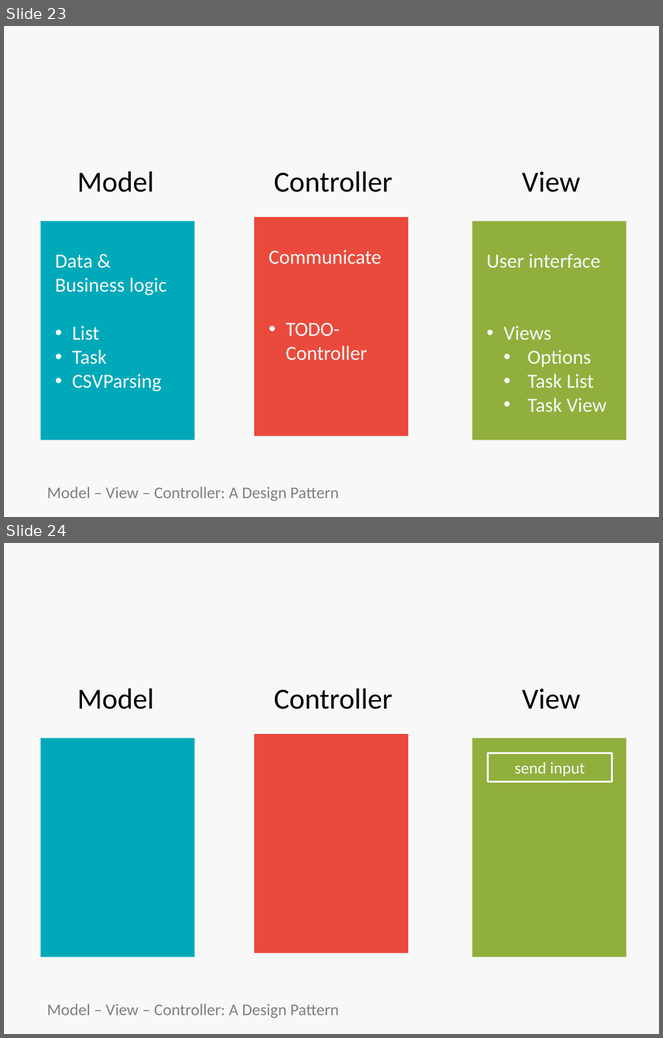
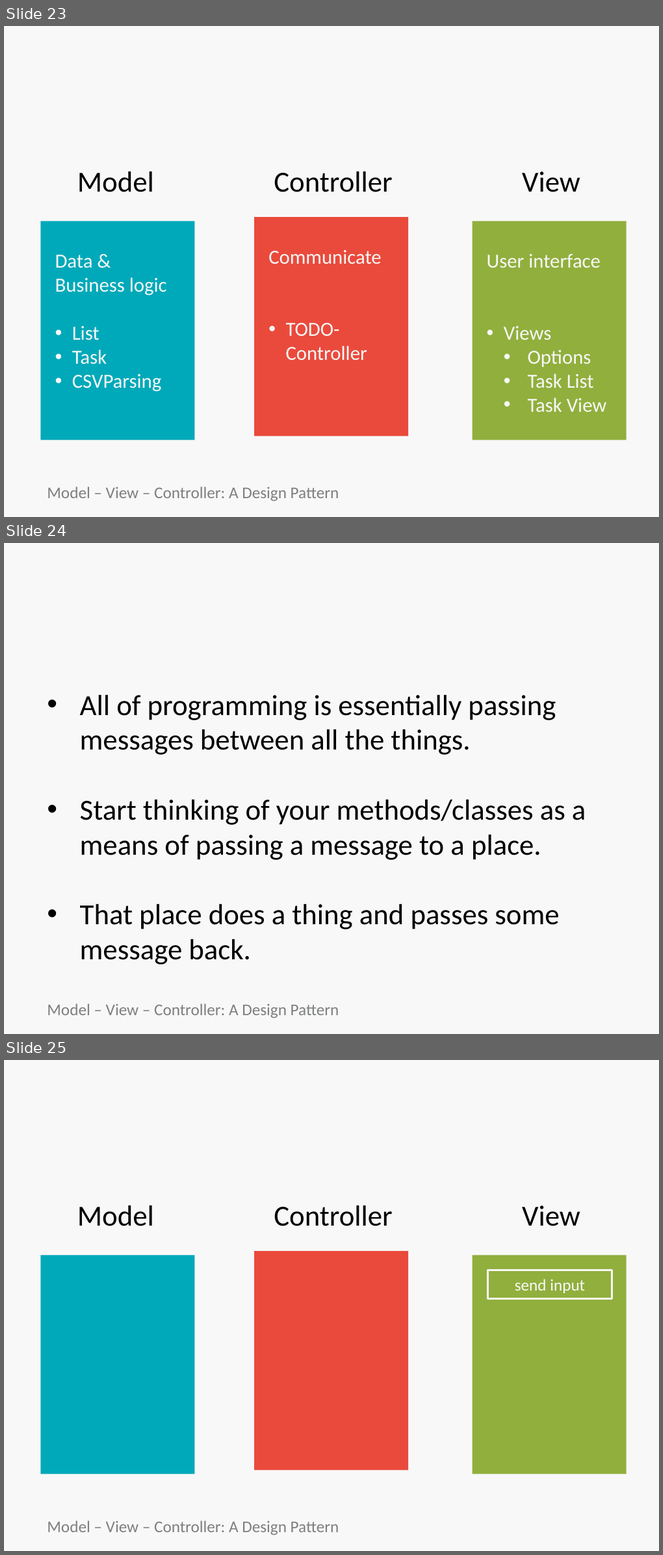
Before and after one commit to bootcoder/lectures, a slide deck: 1phase/ruby-mvc-single-res/HT-MVC.pptx. Shown one above the other, each under a label of ours: slides 23 and 24 before the commit, slides 23, 24 and 25 after it. The pictures are 663x1038 and 663x1555 pixels, drawn with LibreOffice and Linux fonts; fonts in the diff are those of the drawing; background and template pictures are left out. Boxes give left, top, right and bottom in pixels: in the first picture for what was removed or moved away, otherwise in the second. Text is boxed around its words. In the diff, an @@ line names an element or a change of style, - is before the commit and + after.

Commit message:
add slide for mvc patterns

```diff
--- a/1phase/ruby-mvc-single-res/HT-MVC.pptx
+++ b/1phase/ruby-mvc-single-res/HT-MVC.pptx
@@ slide 24 added at (4,543,659,1034), background picture (left out) @@
@@ title added at (36,551,627,633), 44 pt, text #F8F8F8, bold @@
+Message Pattern
@@ text added at (80,695,586,965), 32 pt, text #000000 @@
+• All of programming is essentially passing messages between all the things.
+• Start thinking of your methods/classes as a means of passing a message to a place.
+• That place does a thing and passes some message back.
@@ text added at (47,1004,339,1018), 18 pt, text #7E7F80 @@
+Model – View – Controller: A Design Pattern
@@ what was slide 24 is now slide 25 @@
```
Also in this commit, not shown: 2 slides changed, 4 other files.
